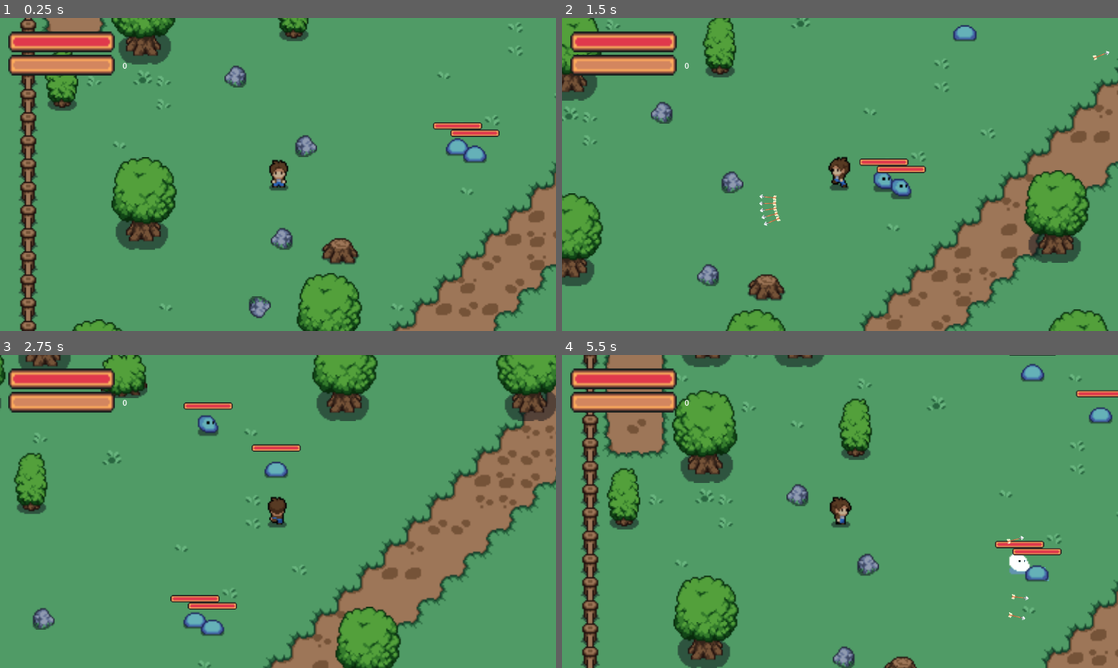
Above: before the commit, frames 1-4 (two rows, left to right).
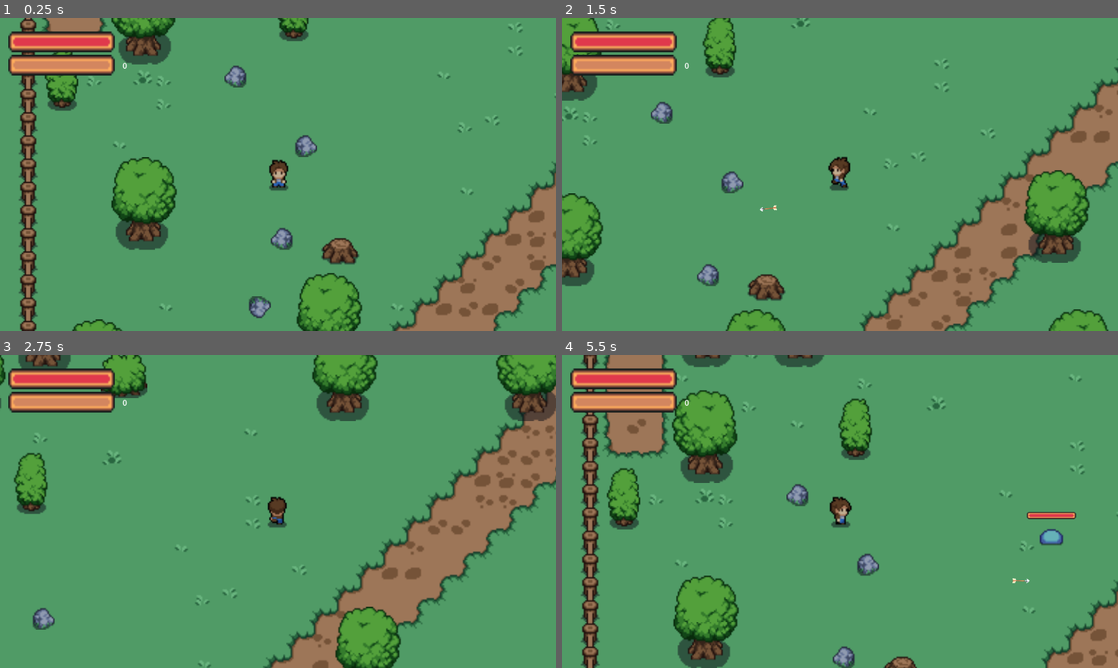
Above: after the commit, the same moments.

Repository: IgorMianowany/Manual-Vampire-Survivors
Game: Godot game, scene res://level_01.tscn
Same seed, same stepped clock (60 frames per second), same inputs: the game is played once before the commit and once after it.
Inputs (mouse positions are in pixels of both pictures, inside the frame that each line leads up to):
- Up to frame 1 (0.25 s): no input
- Up to frame 2 (1.5 s): move the mouse to (962, 158) at 0.52 s; press the mouse at (962, 158) at 0.53 s; hold D (move_right) 0.53-1.28 s; move the mouse to (728, 190) at 1.27 s; release the mouse at (728, 190) at 1.28 s; hold W (move_down) from 1.28 s (still down); click (728, 190) at 1.35 s
- Up to frame 3 (2.75 s): move the mouse to (333, 442) at 2.02 s; release W (move_down) at 2.03 s; press the mouse at (333, 442) at 2.03 s; hold D (move_right) from 2.03 s (still down)
- Up to frame 4 (5.5 s): move the mouse to (812, 574) at 2.77 s; release D (move_right) at 2.78 s; release the mouse at (812, 574) at 2.78 s; hold S (move_up) 2.78-3.53 s; click (812, 574) at 2.85 s; move the mouse to (1006, 558) at 3.52 s; press the mouse at (1006, 558) at 3.53 s; hold A (move_left) 3.53-5.03 s; move the mouse to (673, 464) at 4.27 s; release the mouse at (673, 464) at 4.28 s; click (673, 464) at 4.35 s; move the mouse to (867, 511) at 5.02 s; press the mouse at (867, 511) at 5.03 s; hold W (move_down) from 5.03 s (still down)

The runs differ from the first frame. In frame 1, 0.8% of the frame differs, in the area x 77-90%, y 33-47%; in frame 2, 1.2%; in frame 3, 1.6%; in frame 4, 1.9%, in the area x 77-100%, y 0-85%.

Commit message:
added enemy spawn

Diff:
--- /dev/null
+++ b/enemy_spawn.gd
@@ -0,0 +1,22 @@
+extends Node2D
+@export var cooldown : float = 5
+var slime := preload("res://slime.tscn")
+@export var player : Player
+
+
+# Called when the node enters the scene tree for the first time.
+func _ready() -> void:
+	$Timer.autostart = true
+	$Timer.wait_time = cooldown
+	$Timer.start()
+
+
+# Called every frame. 'delta' is the elapsed time since the previous frame.
+func _process(delta: float) -> void:
+	pass
+
+func _on_timer_timeout() -> void:
+	print("dupa")
+	var slime_instance = slime.instantiate()
+	slime_instance.player = player
+	add_child(slime_instance)
--- /dev/null
+++ b/enemy_spawn.tscn
@@ -0,0 +1,12 @@
+[gd_scene load_steps=2 format=3 uid="uid://hkbwrpf7npvo"]
+
+[ext_resource type="Script" path="res://enemy_spawn.gd" id="1_1ty7u"]
+
+[node name="EnemySpawn" type="Node2D"]
+script = ExtResource("1_1ty7u")
+
+[node name="Marker2D" type="Marker2D" parent="."]
+
+[node name="Timer" type="Timer" parent="."]
+
+[connection signal="timeout" from="Timer" to="." method="_on_timer_timeout"]
--- a/level_01.tscn
+++ b/level_01.tscn
@@ -26,7 +26,7 @@
 [ext_resource type="Texture2D" uid="uid://70xhux380lab" path="res://assets/sprites/objects/rock_in_water_04.png" id="24_yox24"]
 [ext_resource type="Texture2D" uid="uid://b4itxlq6q8pxn" path="res://assets/sprites/objects/rock_in_water_05.png" id="25_8nyiq"]
 [ext_resource type="PackedScene" uid="uid://ryyuju6qndc" path="res://player.tscn" id="26_ij30w"]
-[ext_resource type="PackedScene" uid="uid://bhbi45iw72g6f" path="res://slime.tscn" id="27_kvd7j"]
+[ext_resource type="PackedScene" uid="uid://hkbwrpf7npvo" path="res://enemy_spawn.tscn" id="27_qf16w"]
 
 [sub_resource type="TileSetAtlasSource" id="TileSetAtlasSource_aqk6b"]
 texture = ExtResource("1_krj42")
@@ -946,72 +946,12 @@
 [node name="Player" parent="LayerHolder" instance=ExtResource("26_ij30w")]
 position = Vector2(181, 284)
 
-[node name="Slime" parent="LayerHolder" node_paths=PackedStringArray("player") instance=ExtResource("27_kvd7j")]
-position = Vector2(305, 266)
-player = NodePath("../Player")
-
-[node name="Slime2" parent="LayerHolder" node_paths=PackedStringArray("player") instance=ExtResource("27_kvd7j")]
-position = Vector2(314, 133)
-player = NodePath("../Player")
-
-[node name="Slime3" parent="LayerHolder" node_paths=PackedStringArray("player") instance=ExtResource("27_kvd7j")]
-position = Vector2(317, 271)
-player = NodePath("../Player")
-
-[node name="Slime4" parent="LayerHolder" node_paths=PackedStringArray("player") instance=ExtResource("27_kvd7j")]
-position = Vector2(361, 162)
-player = NodePath("../Player")
-
-[node name="Slime5" parent="LayerHolder" node_paths=PackedStringArray("player") instance=ExtResource("27_kvd7j")]
-position = Vector2(815, 174)
-player = NodePath("../Player")
-
-[node name="Slime6" parent="LayerHolder" node_paths=PackedStringArray("player") instance=ExtResource("27_kvd7j")]
-position = Vector2(875, 145)
-player = NodePath("../Player")
-
-[node name="Slime7" parent="LayerHolder" node_paths=PackedStringArray("player") instance=ExtResource("27_kvd7j")]
-position = Vector2(887, 208)
-player = NodePath("../Player")
-
-[node name="Slime8" parent="LayerHolder" node_paths=PackedStringArray("player") instance=ExtResource("27_kvd7j")]
-position = Vector2(922, 174)
-player = NodePath("../Player")
-
-[node name="Slime9" parent="LayerHolder" node_paths=PackedStringArray("player") instance=ExtResource("27_kvd7j")]
-position = Vector2(760, 482)
-player = NodePath("../Player")
-
-[node name="Slime10" parent="LayerHolder" node_paths=PackedStringArray("player") instance=ExtResource("27_kvd7j")]
-position = Vector2(820, 453)
-player = NodePath("../Player")
-
-[node name="Slime11" parent="LayerHolder" node_paths=PackedStringArray("player") instance=ExtResource("27_kvd7j")]
-position = Vector2(832, 516)
-player = NodePath("../Player")
-
-[node name="Slime12" parent="LayerHolder" node_paths=PackedStringArray("player") instance=ExtResource("27_kvd7j")]
-position = Vector2(867, 482)
-player = NodePath("../Player")
-
-[node name="Slime13" parent="LayerHolder" node_paths=PackedStringArray("player") instance=ExtResource("27_kvd7j")]
-position = Vector2(135, 567)
-player = NodePath("../Player")
-
-[node name="Slime14" parent="LayerHolder" node_paths=PackedStringArray("player") instance=ExtResource("27_kvd7j")]
-position = Vector2(195, 538)
-player = NodePath("../Player")
-
-[node name="Slime15" parent="LayerHolder" node_paths=PackedStringArray("player") instance=ExtResource("27_kvd7j")]
-position = Vector2(207, 601)
-player = NodePath("../Player")
-
-[node name="Slime16" parent="LayerHolder" node_paths=PackedStringArray("player") instance=ExtResource("27_kvd7j")]
-position = Vector2(242, 567)
-player = NodePath("../Player")
-
 [node name="Objects" type="TileMapLayer" parent="LayerHolder"]
 z_index = 1
 y_sort_enabled = true
 tile_map_data = PackedByteArray("AAAAAAEACwAAAAEAAAAAAAIACwAAAAEAAAAAAAMACwAAAAEAAAAAAAQACwAAAAEAAAAAAAUACwAAAAEAAAAAAA …(10672 unchanged characters)…
 tile_set = SubResource("TileSet_x7ptb")
+
+[node name="EnemySpawn" parent="." node_paths=PackedStringArray("player") instance=ExtResource("27_qf16w")]
+position = Vector2(327, 246)
+player = NodePath("../LayerHolder/Player")
--- a/player.tscn
+++ b/player.tscn
@@ -346,7 +346,7 @@
 
 [node name="Weapon" type="Node2D" parent="."]
 script = ExtResource("53_b61je")
-projectiles = 5
+damage = 5.0
 
 [node name="WeaponType" type="Node2D" parent="Weapon"]
 script = ExtResource("55_2hpdj")
--- /dev/null
+++ b/scripts/enemy.gd
@@ -0,0 +1,12 @@
+class_name Enemy
+extends CharacterBody2D
+
+
+# Called when the node enters the scene tree for the first time.
+func _ready() -> void:
+	pass # Replace with function body.
+
+
+# Called every frame. 'delta' is the elapsed time since the previous frame.
+func _process(delta: float) -> void:
+	pass
--- a/slime.gd
+++ b/slime.gd
@@ -13,7 +13,7 @@
 @export var max_health : float = 10
 @export var exp : int = 1
 @onready var health : float = max_health
-@onready var healthbar : TextureProgressBar = $Control/TextureProgressBar
+@export var healthbar : TextureProgressBar
 var player_direction : Vector2
 var jump_timer : float = 0
 var direction : Vector2 = Vector2.ZERO
@@ -26,8 +26,8 @@
 @onready var start_pos : Vector2 = position
 
 func _physics_process(delta: float) -> void:
-	healthbar.max_value = max_health
-	healthbar.value = health
+	$Control/TextureProgressBar.max_value = max_health
+	$Control/TextureProgressBar.value = health
 	if not is_jumping:
 		player_position = player.position + Vector2(randf_range(-direction_variation, direction_variation), randf_range(-direction_variation, direction_variation))
 		$SlimeHitbox/CollisionShape2D.disabled = true
--- a/slime.tscn
+++ b/slime.tscn
@@ -238,14 +238,14 @@
 
 [sub_resource type="CircleShape2D" id="CircleShape2D_j72rr"]
 
-[node name="Slime" type="CharacterBody2D"]
+[node name="Slime" type="CharacterBody2D" node_paths=PackedStringArray("healthbar")]
 z_index = 1
 y_sort_enabled = true
 collision_layer = 4
 collision_mask = 3
 script = ExtResource("1_ahcej")
-speed = 0.0
 exp = 5
+healthbar = NodePath("Control/TextureProgressBar")
 
 [node name="AnimatedSprite2D" type="AnimatedSprite2D" parent="."]
 position = Vector2(0, -3)
Not shown, added: eneCBBE.tmp
